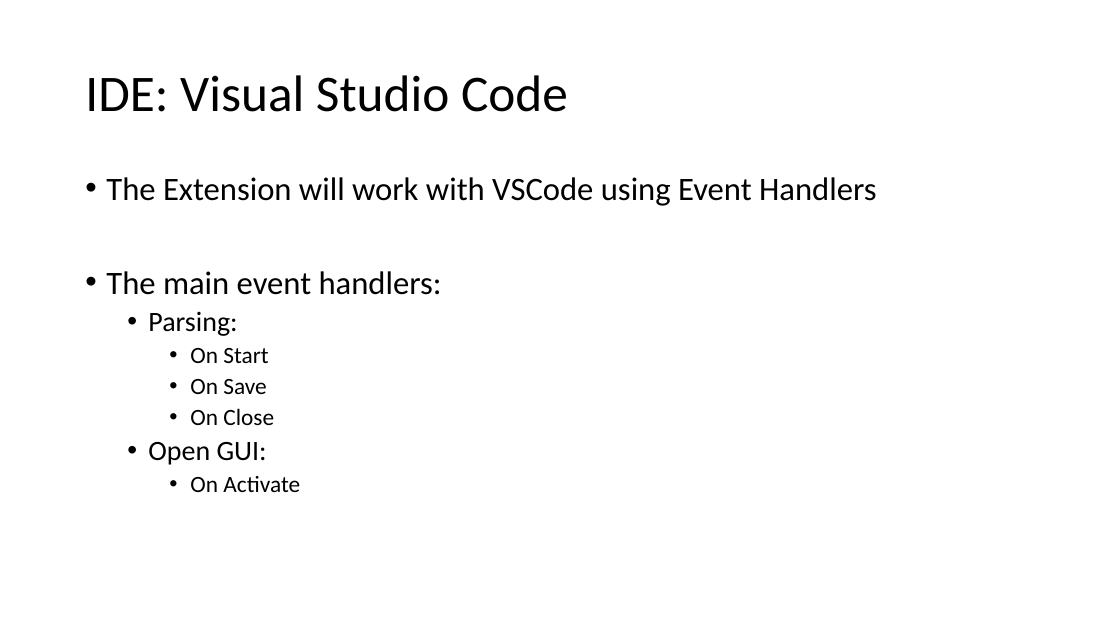
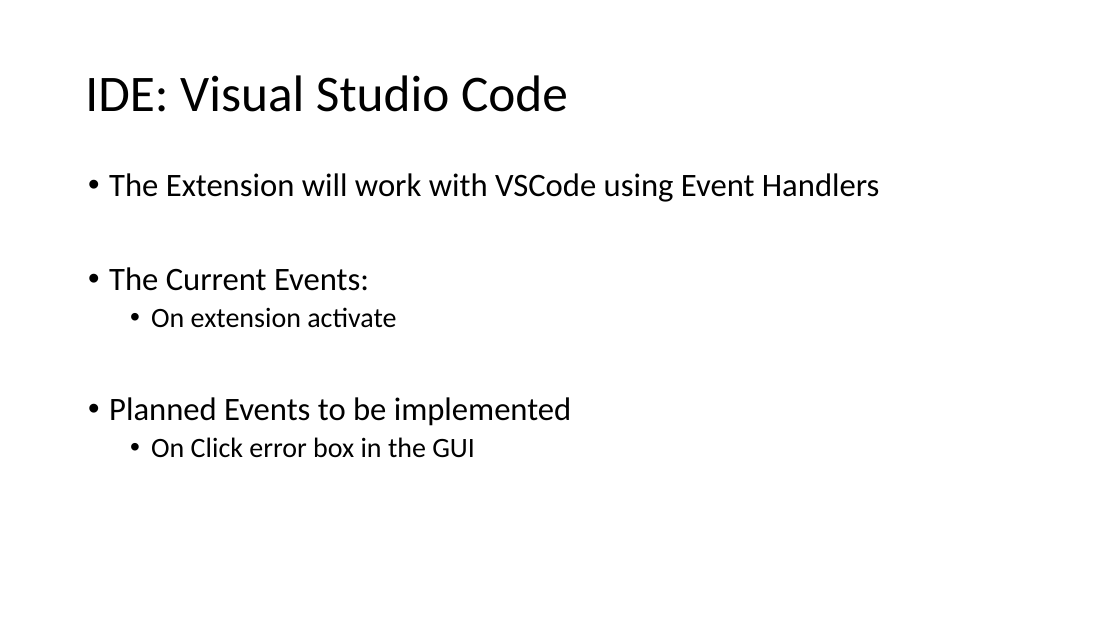
Before and after one commit to slichlyter12/Postal, a slide deck: slide 7 of ProgressReportMidWinter/Progress-Report-MidWinter-team38.pptx. Drawn at 1120x630 pixels with LibreOffice and Linux fonts; fonts in the diff are those of the drawing. Boxes give left, top, right and bottom in pixels: in the first picture for what was removed or moved away, otherwise in the second. Text is boxed around its words. In the diff, an @@ line names an element or a change of style, - is before the commit and + after.

```diff
--- a/ProgressReportMidWinter/Progress-Report-MidWinter-team38.pptx
+++ b/ProgressReportMidWinter/Progress-Report-MidWinter-team38.pptx
@@ text at box(109, 267, 571, 458): text changed; size 20 to 28 pt @@
-• The main event handlers:
-  • Parsing:
-    • On Start
-    • On Save
-    • On Close
-  • Open GUI:
-    • On Activate
+• The Current Events:
+  • On extension activate
+• Planned Events to be implemented
+  • On Click error box in the GUI
```
Also in this commit, not shown: 13 other slides changed, 16 slides added, 6 slides removed.
